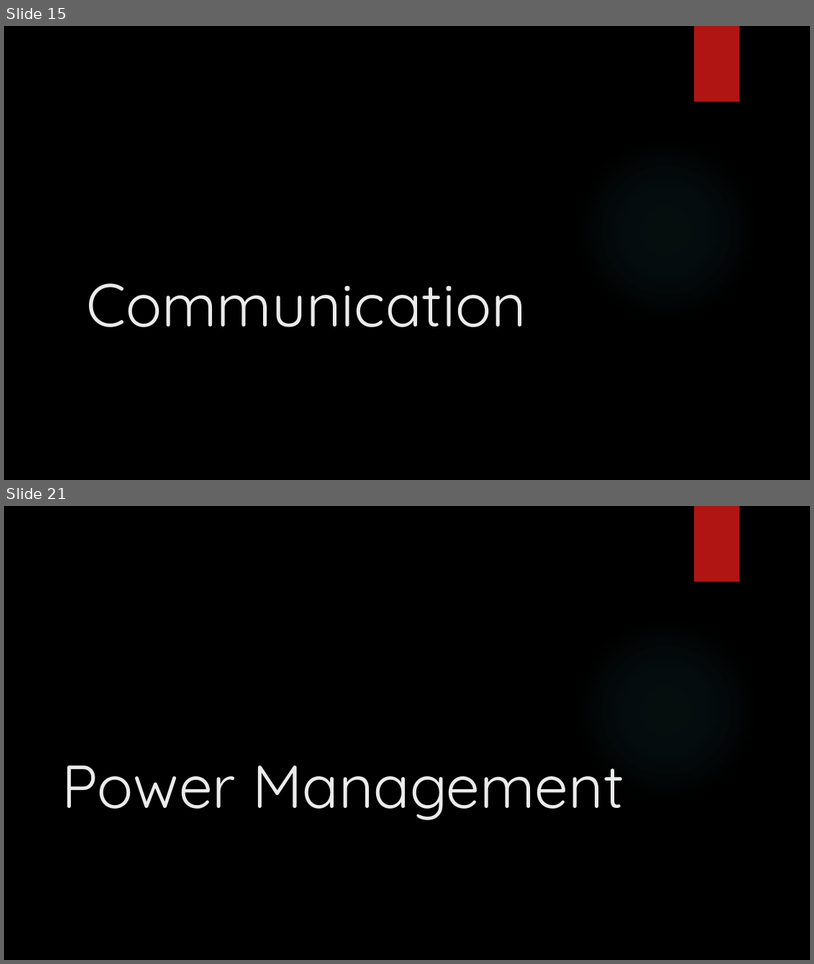
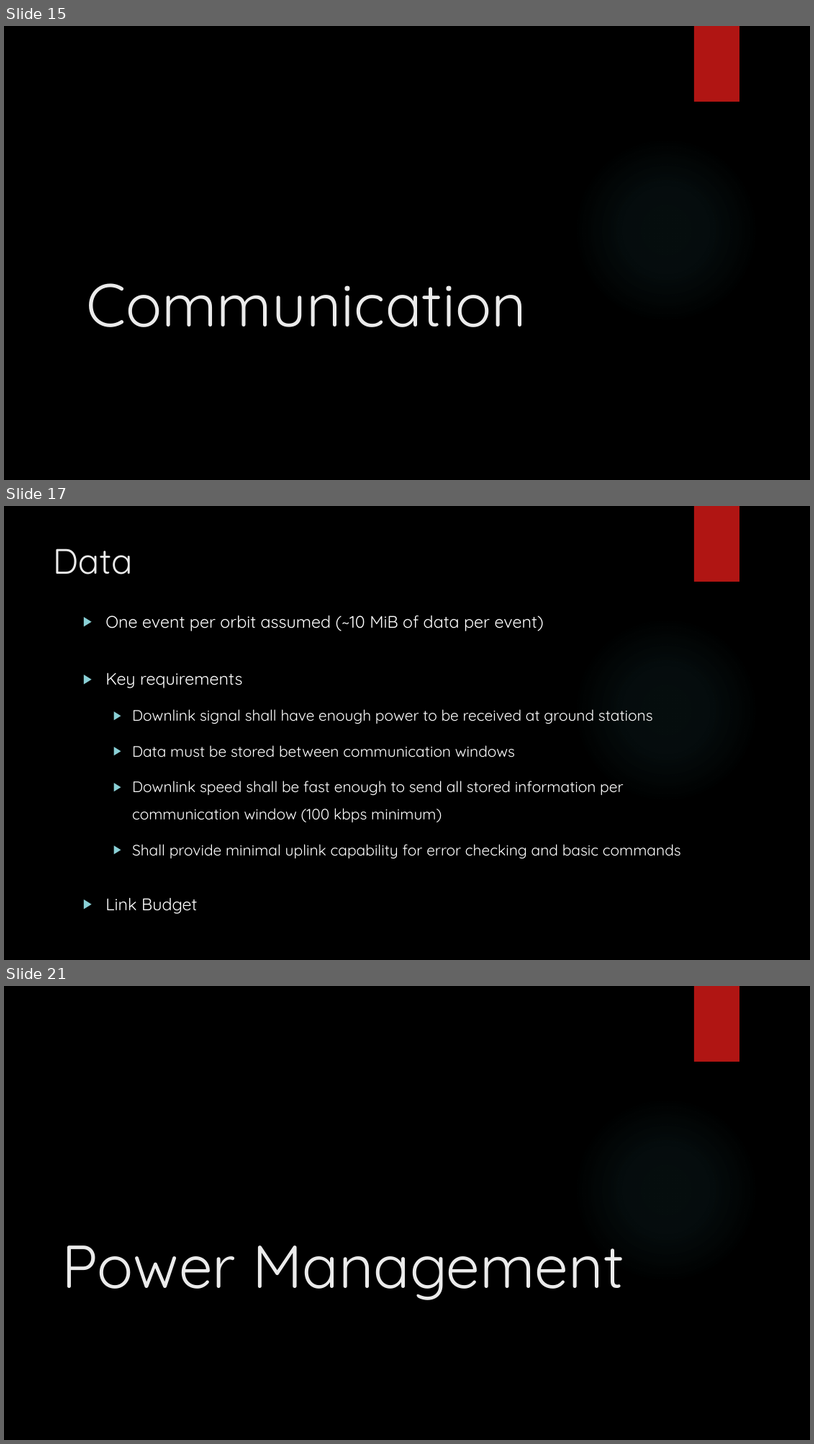
Before and after one commit to HASP-UMN/CubeSat, a slide deck: Presentations/PDR_Presentation.pptx. Shown one above the other, each under a label of ours: slides 15 and 21 before the commit, slides 15, 17 and 21 after it; the slides between them are not shown. The pictures are 814x964 and 814x1444 pixels, drawn with LibreOffice and Linux fonts; fonts in the diff are those of the drawing; background and template pictures are left out. Boxes give left, top, right and bottom in pixels: in the first picture for what was removed or moved away, otherwise in the second. Text is boxed around its words. In the diff, an @@ line names an element or a change of style, - is before the commit and + after.

```diff
--- a/Presentations/PDR_Presentation.pptx
+++ b/Presentations/PDR_Presentation.pptx
@@ slide 17 added at bbox=[4, 506, 810, 960], background picture (left out); not listed: 2 template elements that a slide beside it also shows @@
@@ title added at bbox=[53, 548, 133, 574], 42 pt, text #EBEBEB @@
+Data
@@ text added at bbox=[106, 615, 682, 914], 18 pt, text #FFFFFF @@
+▶ One event per orbit assumed (~10 MiB of data per event)
+▶ Key requirements
+  ▶ Downlink signal shall have enough power to be received at ground stations
+  ▶ Data must be stored between communication windows
+  ▶ Downlink speed shall be fast enough to send all stored information per communication window (100 kbps minimum)
+  ▶ Shall provide minimal uplink capability for error checking and basic commands
+▶ Link Budget
```
Also in this commit, not shown: 3 slides changed, 2 other slides added, 2 slides removed.
